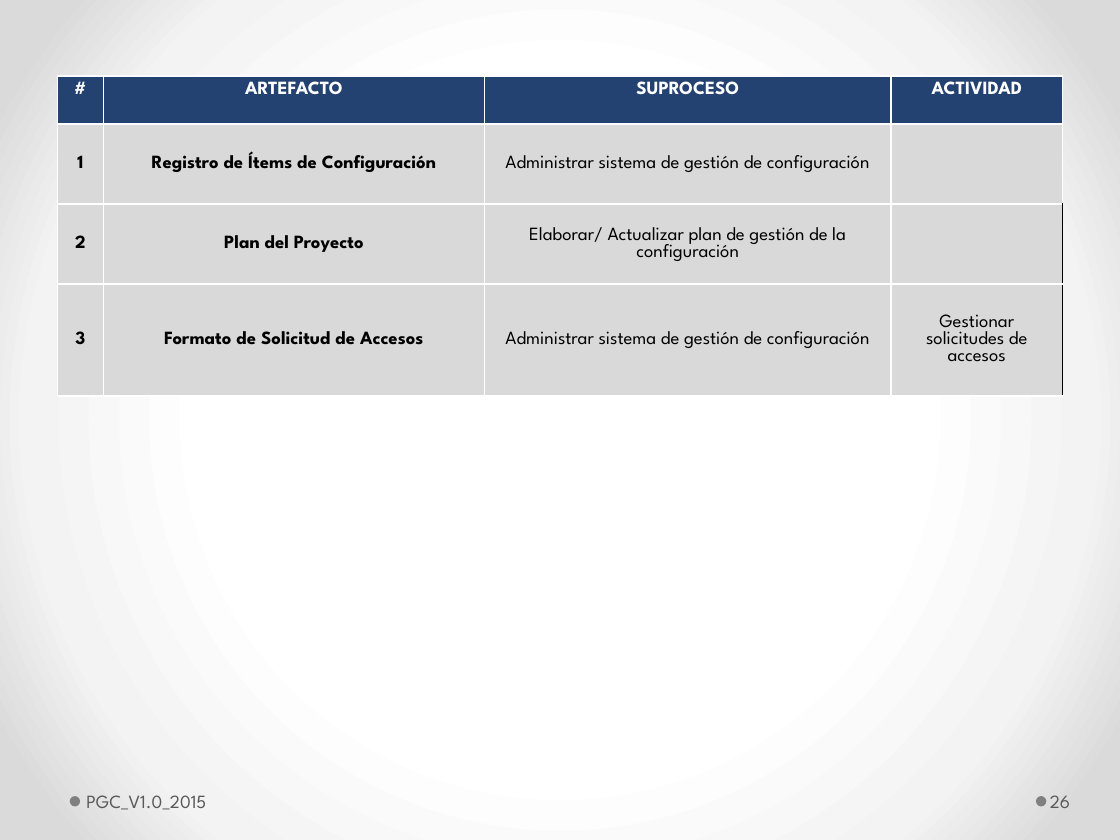
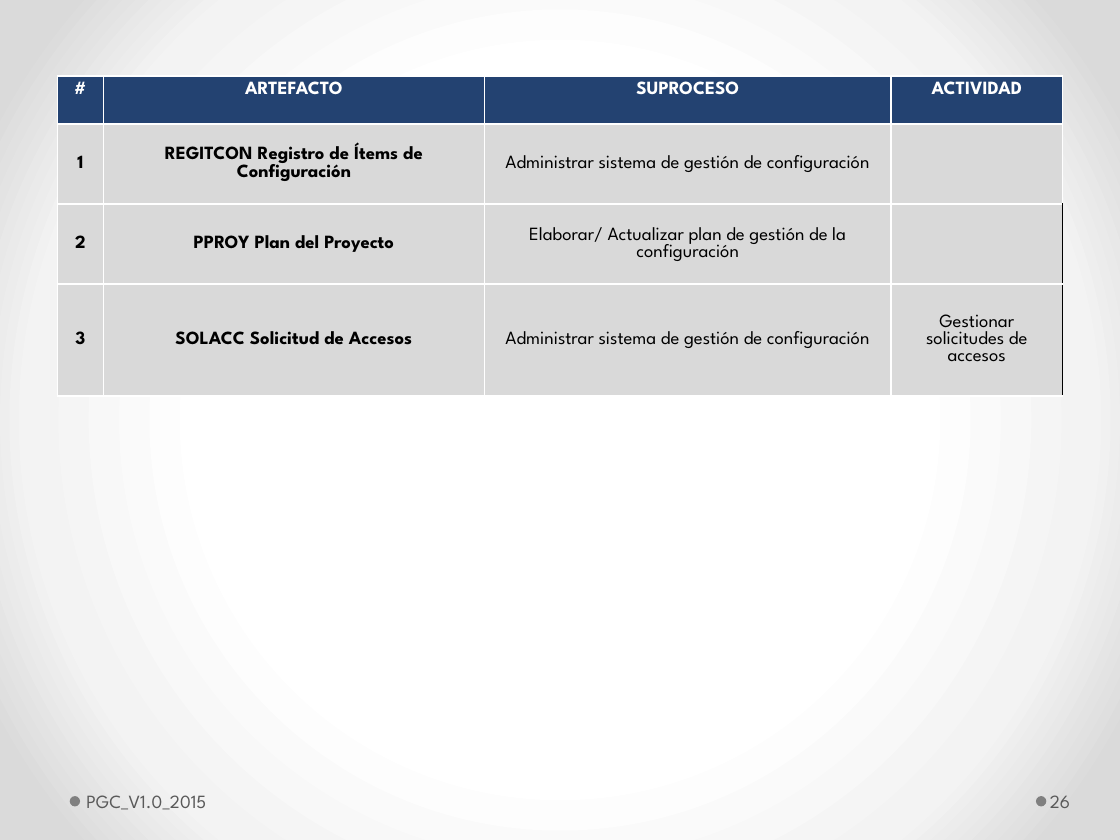
Before and after one commit to lowrider80/UTP-GPS-ALARM, a slide deck: slide 26 of Area_de_Proceso-CM/PGC/PGC_V1.0_2015.pptx. Drawn at 1120x840 pixels with LibreOffice and Linux fonts; fonts in the diff are those of the drawing. Boxes give left, top, right and bottom in pixels: in the first picture for what was removed or moved away, otherwise in the second. Text is boxed around its words. In the diff, an @@ line names an element or a change of style, - is before the commit and + after.

Commit message:
Plan de Gestión de Configuración

```diff
--- a/Area_de_Proceso-CM/PGC/PGC_V1.0_2015.pptx
+++ b/Area_de_Proceso-CM/PGC/PGC_V1.0_2015.pptx
@@ table at (57, 76, 1062, 396) @@
-row 2, column 2: Registro de Ítems de Configuración
+row 2, column 2: REGITCON Registro de Ítems de Configuración
-row 3, column 2: Plan del Proyecto
+row 3, column 2: PPROY Plan del Proyecto
-row 4, column 2: Formato de Solicitud de Accesos
+row 4, column 2: SOLACC Solicitud de Accesos
```
Also in this commit, not shown: 26 other slides changed.
